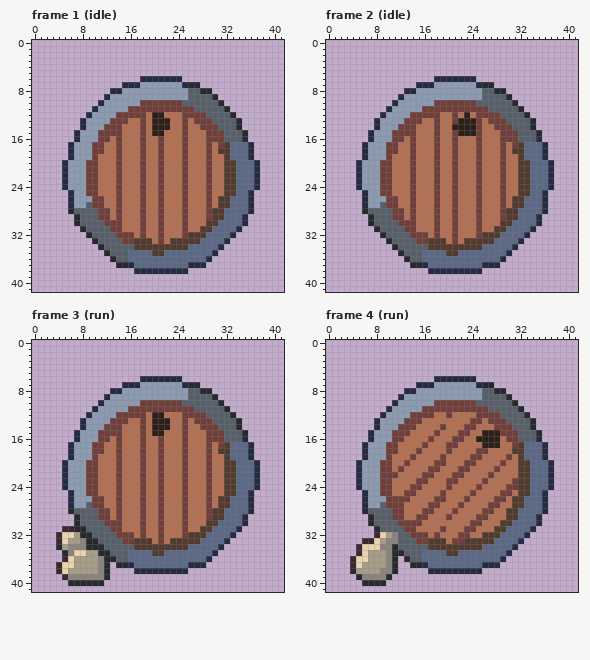
A pixel-art file gets an edit: art/hood-markets/rolling-barrel@88.aseprite. Above, as it was before the edit.
42x42 pixels, 10 frames. Shown: frame 1 (idle), frame 2 (idle), frame 3 (run), frame 4 (run). The commit also changed other frames, which this record leaves out.
After:
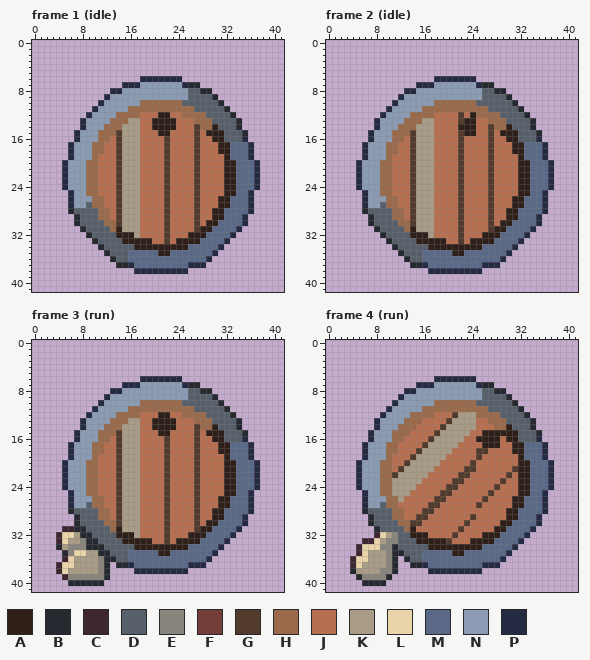
Palette (. is transparent): A #2e2019  B #26292f  C #3e2731  D #57606a  E #8a857c  F #733e39  G #523a2c  H #9a6a4a  J #b86f50  K #a99c86  L #ead4aa  M #5a6988  N #8b9bb4  P #262b44
Commit: Clarify Distillery barrel wood and depth
What changed:
Frame 1 (idle):
y 10: x 18..24 FFFFFFF -> HHHHHHH
y 11: x 16..26 FFFFFFFFFFF -> HHHHHHHHHHH
y 12: x 14..18 FFFFF -> HHHHJ; x 20 A -> J; x 22 J -> A; x 25..28 FFFF -> HHHH
y 13: x 13..18 FFFJJF -> HHHKKJ; x 23 J -> A; x 25 F -> J; x 27..29 FFF -> HHH
y 14: x 12..18 FFFJJJF -> HHHKKKJ; x 23 J -> A; x 25 F -> J; x 27..30 JFFF -> GHHA
y 15: x 11..18 FFFFJJJF -> HHHGKKKJ; x 20 A -> J; x 22 J -> A; x 25 F -> J; x 27 J -> G; x 29..31 FFF -> AAA
y 16: x 11..12 FF -> HH; x 14..18 FJJJF -> GKKKJ; x 21..22 FJ -> JG; x 25 F -> J; x 27 J -> G; x 29..31 FFF -> JAA
y 17: x 10..11 FF -> HH; x 14..18 FJJJF -> GKKKJ; x 21..22 FJ -> JG; x 25 F -> J; x 27 J -> G; x 29 F -> J; x 31..32 FG -> AA
y 18: x 10..11 FF -> HH; x 14..18 FJJJF -> GKKKJ; x 21..22 FJ -> JG; x 25 F -> J; x 27 J -> G; x 29 F -> J; x 31..32 GG -> AA
y 19: x 10 F -> H; x 14..18 FJJJF -> GKKKJ; x 21..22 FJ -> JG; x 25 F -> J; x 27 J -> G; x 29 F -> J; x 32 G -> A
y 20..25: x 9..10 FF -> HH; x 14..18 FJJJF -> GKKKJ; x 21..22 FJ -> JG; x 25 F -> J; x 27 J -> G; x 29 F -> J; x 32..33 GG -> AA
y 26..27: x 10..11 FF -> HH; x 14..18 FJJJF -> GKKKJ; x 21..22 FJ -> JG; x 25 F -> J; x 27 J -> G; x 29 F -> J; x 31..32 GG -> AA
y 28..29: x 11..12 FF -> HH; x 14..18 FJJJF -> GKKKJ; x 21..22 FJ -> JG; x 25 F -> J; x 27 J -> G; x 29..31 FGG -> JAA
y 30: x 12..18 FFFJJJF -> HHGKKKJ; x 21..22 FJ -> JG; x 25 F -> J; x 27 J -> G; x 29..30 GG -> AA
y 31: x 13..18 FFJJJF -> HAKKKJ; x 21..22 FJ -> JG; x 25 F -> J; x 27..29 JGG -> GAA
y 32: x 14..18 FFFJF -> AAAKJ; x 21..22 FJ -> JG; x 25..28 FGGG -> JAAA
y 33: x 15..19 FFGGG -> AAAAA; x 21..27 FJGGGGG -> JGJAAAA
y 34: x 17..25 GGGGGGGGG -> AAAAAAAAA
y 35: x 20..22 GGM -> MAA
Frame 2 (idle):
y 10: x 18..24 FFFFFFF -> HHHHHHH
y 11: x 16..26 FFFFFFFFFFF -> HHHHHHHHHHH
y 12: x 14..18 FFFFF -> HHHHJ; x 21..28 FJAJFFFF -> JGJAHHHH
y 13: x 13..18 FFFJJF -> HHHKKJ; x 21..22 FA -> JG; x 25 F -> J; x 27..29 FFF -> HHH
y 14: x 12..18 FFFJJJF -> HHHKKKJ; x 21 A -> J; x 25 F -> J; x 27..30 JFFF -> GHHA
y 15: x 11..18 FFFFJJJF -> HHHGKKKJ; x 21..22 FA -> JG; x 25 F -> J; x 27 J -> G; x 29..31 FFF -> AAA
y 16: x 11..12 FF -> HH; x 14..18 FJJJF -> GKKKJ; x 21..22 FJ -> JG; x 25 F -> J; x 27 J -> G; x 29..31 FFF -> JAA
y 17: x 10..11 FF -> HH; x 14..18 FJJJF -> GKKKJ; x 21..22 FJ -> JG; x 25 F -> J; x 27 J -> G; x 29 F -> J; x 31..32 FG -> AA
y 18: x 10..11 FF -> HH; x 14..18 FJJJF -> GKKKJ; x 21..22 FJ -> JG; x 25 F -> J; x 27 J -> G; x 29 F -> J; x 31..32 GG -> AA
y 19: x 10 F -> H; x 14..18 FJJJF -> GKKKJ; x 21..22 FJ -> JG; x 25 F -> J; x 27 J -> G; x 29 F -> J; x 32 G -> A
y 20..25: x 9..10 FF -> HH; x 14..18 FJJJF -> GKKKJ; x 21..22 FJ -> JG; x 25 F -> J; x 27 J -> G; x 29 F -> J; x 32..33 GG -> AA
y 26..27: x 10..11 FF -> HH; x 14..18 FJJJF -> GKKKJ; x 21..22 FJ -> JG; x 25 F -> J; x 27 J -> G; x 29 F -> J; x 31..32 GG -> AA
y 28..29: x 11..12 FF -> HH; x 14..18 FJJJF -> GKKKJ; x 21..22 FJ -> JG; x 25 F -> J; x 27 J -> G; x 29..31 FGG -> JAA
y 30: x 12..18 FFFJJJF -> HHGKKKJ; x 21..22 FJ -> JG; x 25 F -> J; x 27 J -> G; x 29..30 GG -> AA
y 31: x 13..18 FFJJJF -> HAKKKJ; x 21..22 FJ -> JG; x 25 F -> J; x 27..29 JGG -> GAA
y 32: x 14..18 FFFJF -> AAAKJ; x 21..22 FJ -> JG; x 25..28 FGGG -> JAAA
y 33: x 15..19 FFGGG -> AAAAA; x 21..27 FJGGGGG -> JGJAAAA
y 34: x 17..25 GGGGGGGGG -> AAAAAAAAA
y 35: x 20..22 GGM -> MAA
Frame 3 (run): the same change as frame 1 (idle)
Frame 4 (run):
y 10: x 18..24 FFFFFFF -> HHHHHHH
y 11: x 16..26 FFFFFFFFFFF -> HHHHHHHHHHH
y 12: x 14..17 FFFF -> HHHH; x 20..28 FJJJJFFFF -> JGKKKHHHH
y 13: x 13..15 FFF -> HHH; x 20..25 JJJJFF -> GKKKKJ; x 27..29 FFF -> HHH
y 14: x 12..14 FFF -> HHH; x 19..24 FJJJFF -> GKKKKK; x 28..30 FFF -> HHA
y 15: x 11..13 FFF -> HHH; x 18..23 FJJJFF -> GKKKKK; x 29..31 FFF -> AAA
y 16: x 11..12 FF -> HH; x 17..22 FJJJFF -> GKKKKK; x 30..31 FF -> AA
y 17: x 10..11 FF -> HH; x 16..21 FJJJFF -> GKKKKK; x 31..32 FG -> AA
y 18: x 10..11 FF -> HH; x 15..20 FJJJJF -> GKKKKK; x 25..26 FF -> GG; x 31..32 GG -> AA
y 19: x 10 F -> H; x 14..19 FJJJJF -> GKKKKK; x 24..25 FF -> JG; x 30 F -> J; x 32 G -> A
y 20: x 9..10 FF -> HH; x 13..19 FJJJJFF -> GKKKKKJ; x 23..24 FF -> JG; x 29 F -> J; x 32..33 GG -> AA
y 21: x 9..10 FF -> HH; x 12..18 FJJJJFF -> GKKKKKJ; x 22..24 FFJ -> JGG; x 28 F -> J; x 31..33 JGG -> GAA
y 22: x 9..17 FFFJJJJFF -> HHGKKKKKJ; x 21..23 FFJ -> JGG; x 27 F -> J; x 30 J -> G; x 32..33 GG -> AA
y 23: x 9..16 FFJJJJFF -> HHKKKKKJ; x 20..22 FFJ -> JGG; x 26 F -> J; x 29 J -> G; x 31..33 FGG -> JAA
y 24: x 9..15 FFJJJFF -> HHKKKKJ; x 20..21 FJ -> GG; x 25 F -> J; x 28 J -> G; x 30..33 FFGG -> JJAA
y 25: x 9..14 FFJJFF -> HHKKKJ; x 19..20 FJ -> GG; x 24 F -> J; x 27 J -> G; x 29..30 FF -> JJ; x 32..33 GG -> AA
y 26: x 10..13 FFFF -> HHKJ; x 18..19 FF -> GG; x 23 F -> J; x 26 J -> G; x 28..29 FF -> JJ; x 31..32 GG -> AA
y 27: x 10..12 FFF -> HHJ; x 17..18 FF -> GG; x 22 F -> J; x 25 J -> G; x 27..28 FF -> JJ; x 31..32 GG -> AA
y 28: x 11..12 FF -> HH; x 16..17 FF -> GG; x 21 F -> J; x 26..27 FF -> JJ; x 30..31 GG -> AA
y 29: x 11..12 FF -> HH; x 15..16 FF -> GG; x 20 F -> J; x 24..26 JFF -> GJJ; x 30..31 GG -> AA
y 30: x 12..15 FFFF -> HHGG; x 23..25 JFF -> GJJ; x 29..30 GG -> AA
y 31: x 13..14 FF -> HA; x 19 F -> J; x 22..24 JFF -> GJJ; x 28..29 GG -> AA
y 32: x 14..16 FFF -> AAA; x 18 F -> J; x 21..23 JFF -> GJJ; x 26..28 GGG -> AAA
y 33: x 15..27 FFGGGJFFGGGGG -> AAAAAGJJJAAAA
y 34: x 17..25 GGGGGGGGG -> AAAAAAAAA
y 35: x 20..22 GGM -> MAA
Changed places in both pictures, as pixel boxes (x1, y1, x2, y2):
changed: (86, 100, 236, 256)
changed: (380, 100, 530, 256)
changed: (86, 400, 236, 556)
changed: (380, 400, 530, 556)
